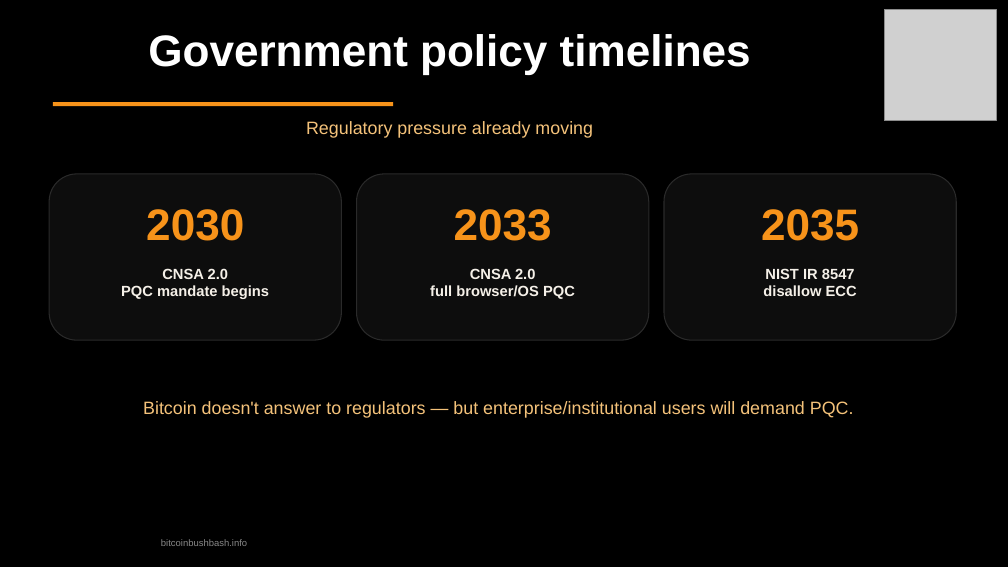
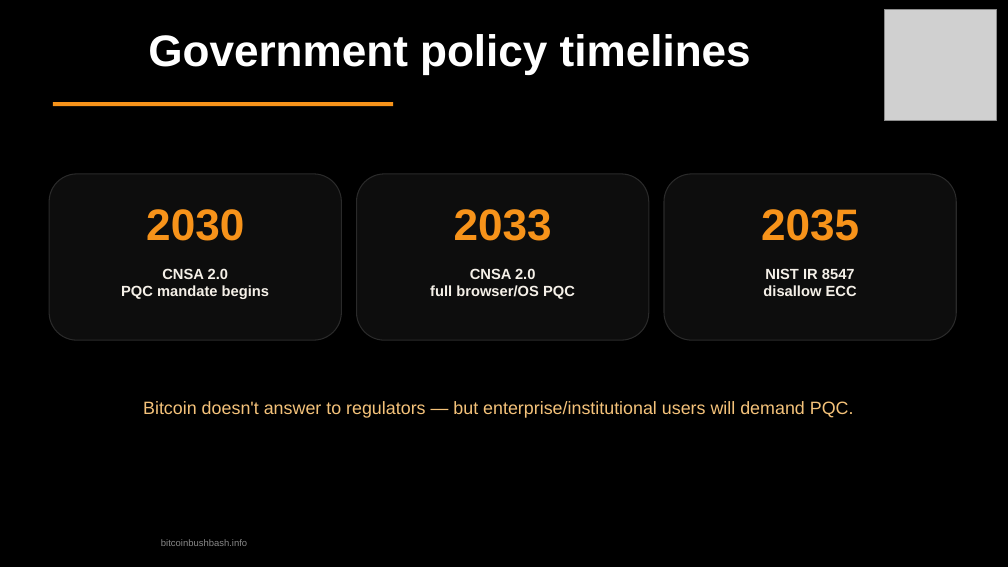
Before and after one commit to TrentOmega/qc-threat, a slide deck: slide 15 of quantum-threat-bitcoin-bushbash.odp. Drawn at 1008x567 pixels with LibreOffice and Linux fonts; fonts in the diff are those of the drawing; grey boxes stand for pictures. Boxes give left, top, right and bottom in pixels: in the first picture for what was removed or moved away, otherwise in the second. Text is boxed around its words. In the diff, an @@ line names an element or a change of style, - is before the commit and + after.

```diff
--- a/quantum-threat-bitcoin-bushbash.odp
+++ b/quantum-threat-bitcoin-bushbash.odp
@@ text removed at (x1=306, y1=121, x2=593, y2=138) @@
-Regulatory pressure already moving
```
Also in this commit, not shown: 9 other slides changed, 2 slides added, 2 slides removed, 2 other files.
